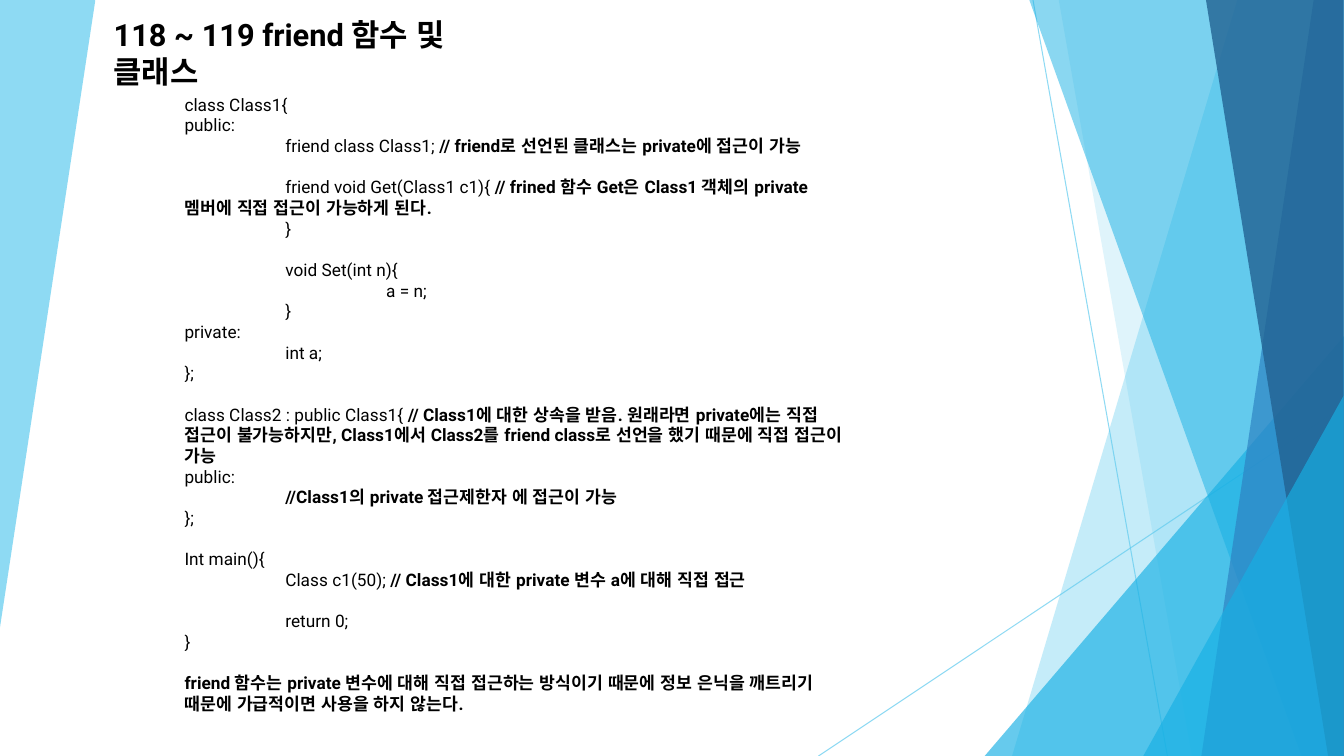
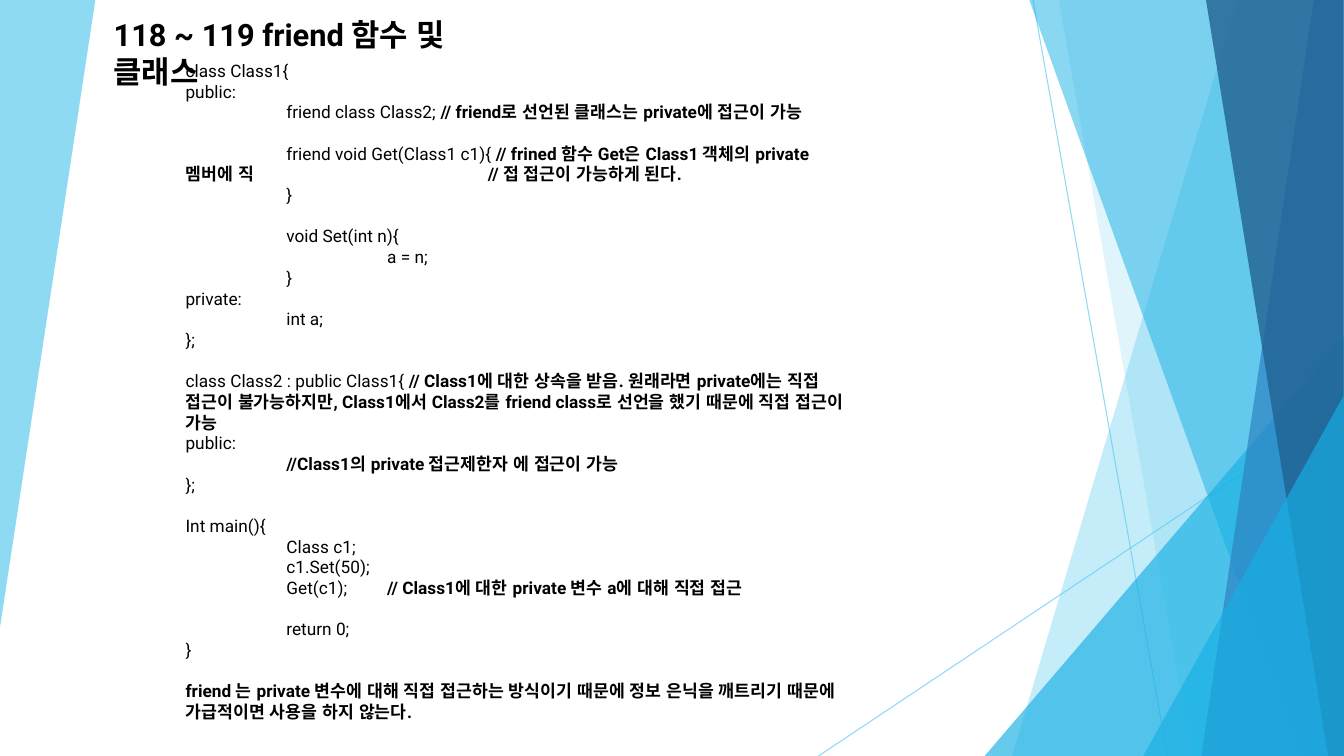
Before and after one commit to Zoselro/C-200, a slide deck: slide 10 of 세미나 자료/C++ 세미나 세 번째.pptx. Drawn at 1344x756 pixels with LibreOffice and Linux fonts; fonts in the diff are those of the drawing. Boxes give left, top, right and bottom in pixels: in the first picture for what was removed or moved away, otherwise in the second. Text is boxed around its words. In the diff, an @@ line names an element or a change of style, - is before the commit and + after.

```diff
--- a/세미나 자료/C++ 세미나 세 번째.pptx
+++ b/세미나 자료/C++ 세미나 세 번째.pptx
@@ text "class Class1{": place and size @@
-text "class Class1{" at <box>185,97,842,712</box>
+text "class Class1{" at <box>186,62,843,720</box>
@@ text at <box>286,103,809,182</box>: text changed @@
-friend class Class1; // friend로 선언된 클래스는 private에 접근이 가능
-friend void Get(Class1 c1){ // frined 함수 Get은 Class1 객체의 private 멤버에 직접 접근이 가능하게 된다.
+friend class Class2; // friend로 선언된 클래스는 private에 접근이 가능
+friend void Get(Class1 c1){ // frined 함수 Get은 Class1 객체의 private 멤버에 직 // 접 접근이 가능하게 된다.
@@ text at <box>286,540,743,598</box>: text changed @@
-Class c1(50); // Class1에 대한 private 변수 a에 대해 직접 접근
+Class c1;
+c1.Set(50);
+Get(c1); // Class1에 대한 private 변수 a에 대해 직접 접근
@@ text at <box>186,682,835,720</box>: text changed @@
-friend 함수는 private 변수에 대해 직접 접근하는 방식이기 때문에 정보 은닉을 깨트리기 때문에 가급적이면 사용을 하지 않는다.
+friend 는 private 변수에 대해 직접 접근하는 방식이기 때문에 정보 은닉을 깨트리기 때문에 가급적이면 사용을 하지 않는다.
```
Also in this commit, not shown: 4 other slides changed, 3 other files.
